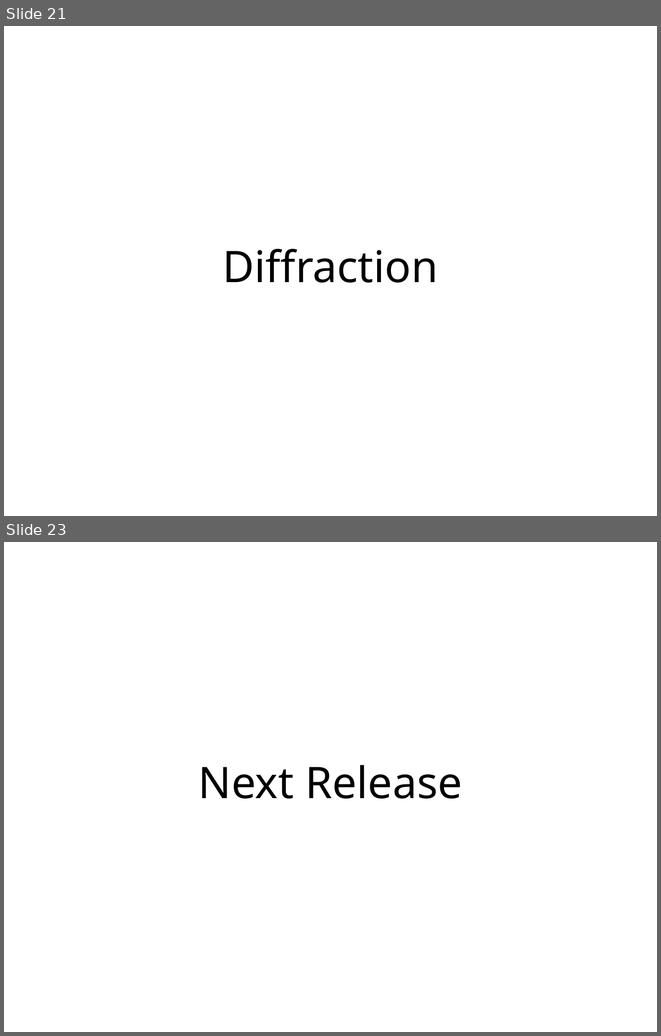
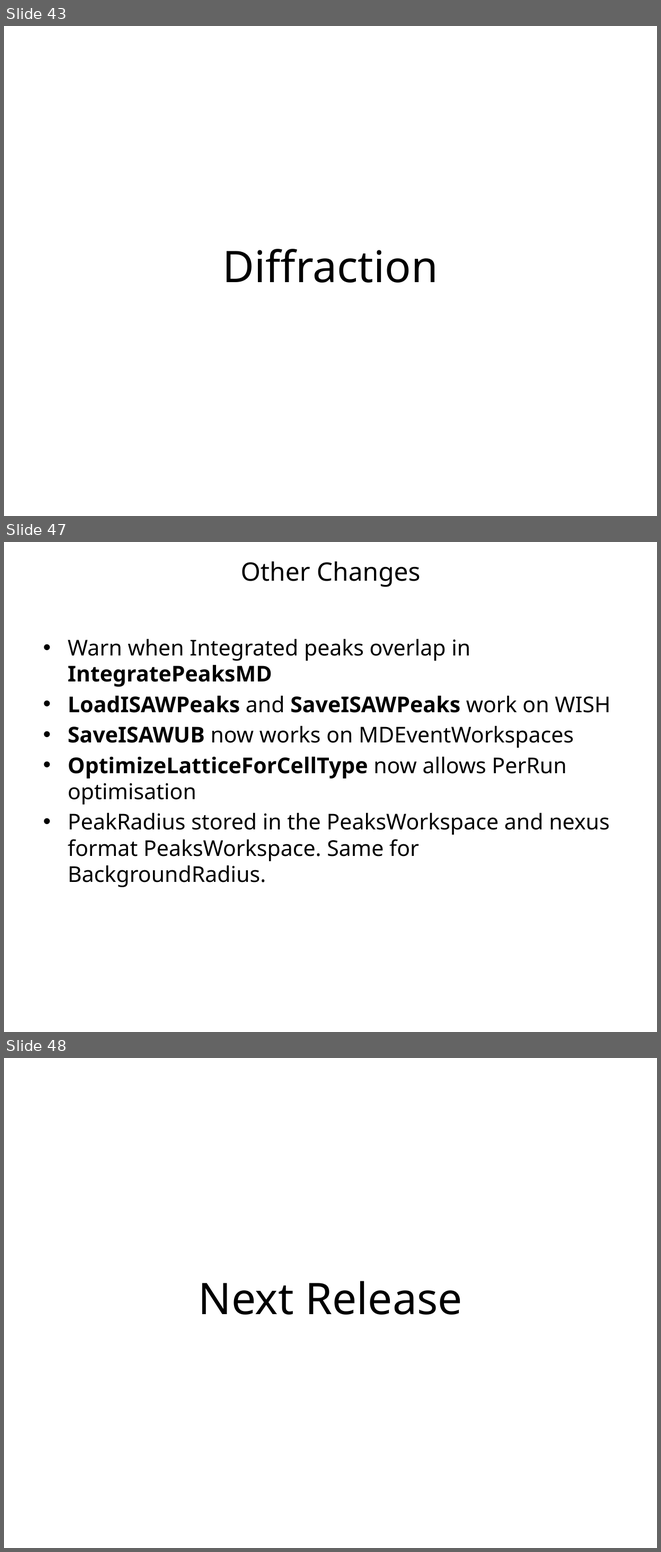
Before and after one commit to mantidproject/documents, a slide deck: Presentations/Release Presentations/3.1/Release 3.1 Presentation.pptx. Shown one above the other, each under a label of ours: slides 21 and 23 before the commit, slides 43, 47 and 48 after it; the slides between them are not shown. The pictures are 661x1036 and 661x1552 pixels, drawn with LibreOffice and Linux fonts; fonts in the diff are those of the drawing; background and template pictures are left out. Boxes give left, top, right and bottom in pixels: in the first picture for what was removed or moved away, otherwise in the second. Text is boxed around its words. In the diff, an @@ line names an element or a change of style, - is before the commit and + after.

```diff
--- a/Presentations/Release Presentations/3.1/Release 3.1 Presentation.pptx
+++ b/Presentations/Release Presentations/3.1/Release 3.1 Presentation.pptx
@@ slide 47 added at [4, 542, 657, 1032], background #FFFFFF @@
@@ title added at [241, 561, 421, 587], 28 pt, text #000000 @@
+Other Changes
@@ text added at [68, 638, 610, 887], 24 pt, text #000000 @@
+• Warn when Integrated peaks overlap in IntegratePeaksMD
+• LoadISAWPeaks and SaveISAWPeaks work on WISH
+• SaveISAWUB now works on MDEventWorkspaces
+• OptimizeLatticeForCellType now allows PerRun optimisation
+• PeakRadius stored in the PeaksWorkspace and nexus format PeaksWorkspace. Same for BackgroundRadius.
@@ what was slide 21 is now slide 43 @@
@@ what was slide 23 is now slide 48 @@
```
Also in this commit, not shown: 6 slides changed, 32 other slides added, 8 slides removed, 12 other files.
